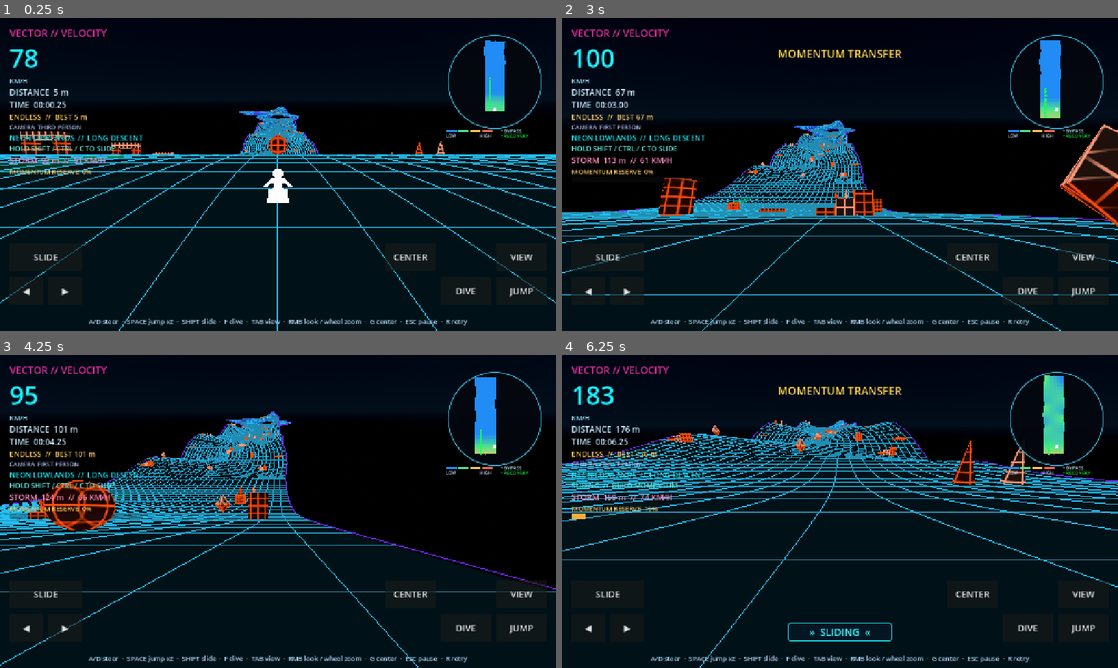
Above: before the commit, frames 1-4 (two rows, left to right).
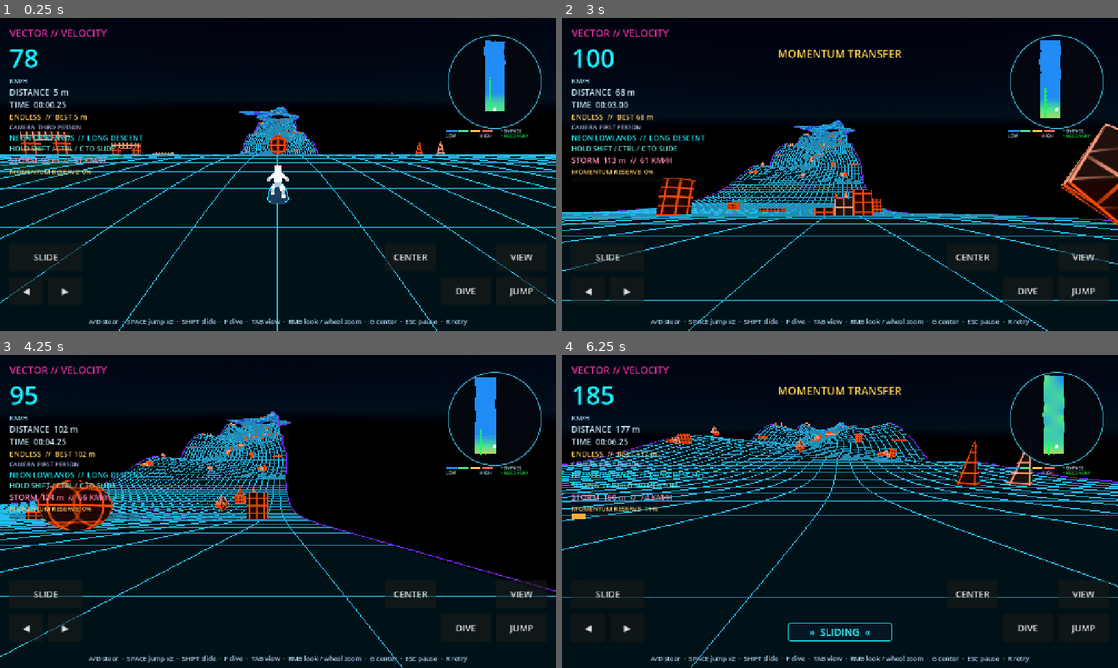
Above: after the commit, the same moments.

Repository: Unborne-Fetus/Cracked
Game: Godot game, scene res://scenes/main.tscn
The game is run twice, just before and just after one commit, with the same random seed, the same clock (stepped at 60 frames per second) and the same inputs.
Inputs (mouse positions are in pixels of both pictures, inside the frame that each line leads up to):
- Up to frame 1 (0.25 s): no input
- Up to frame 2 (3 s): click "CENTER" at 0.5 s; tap Enter at 1.25 s; move the mouse to (962, 158) at 1.27 s; hold Right 1.28-2 s; tap Tab at 1.35 s; click (962, 158) at 1.42 s; tap Space at 1.52 s; drag from (728, 190) to (812, 237) at 2.02 s; move the mouse to (895, 105) at 2.77 s; hold Right from 2.78 s (still down); tap V at 2.85 s
- Up to frame 3 (4.25 s): release Right at 3.5 s; drag from (250, 574) to (111, 464) at 3.52 s
- Up to frame 4 (6.25 s): move the mouse to (1006, 558) at 4.27 s; hold Left 4.28-5 s; tap Shift at 4.35 s; tap Space at 4.52 s; drag from (673, 464) to (756, 433) at 5.02 s; move the mouse to (867, 511) at 5.77 s; hold S from 5.78 s (still down); tap C at 5.85 s; click (867, 511) at 5.92 s

The runs differ from the first frame. In frame 1, 0.3% of the frame differs, in the area x 47-53%, y 47-60%; in frame 2, 4.2%; in frame 3, 4.4%; in frame 4, 11%, in the area x 0-100%, y 10-100%.

Commit message:
Articulated block rider with curved contrasting deck, shallow sideways contact recovery and soundtrack refinement

Diff:
--- /dev/null
+++ b/scripts/rider_model.gd
@@ -0,0 +1,129 @@
+extends Node3D
+## Blocky, track-relative articulated rider. No billboard or camera-facing art.
+var board: Node3D
+var torso: MeshInstance3D
+var head: MeshInstance3D
+var hips: MeshInstance3D
+var upper_arms: Array[MeshInstance3D] = []
+var lower_arms: Array[MeshInstance3D] = []
+var thighs: Array[MeshInstance3D] = []
+var shins: Array[MeshInstance3D] = []
+var boots: Array[MeshInstance3D] = []
+var white: StandardMaterial3D
+var shadow: StandardMaterial3D
+var deck_mat: StandardMaterial3D
+var edge_mat: StandardMaterial3D
+
+func _mat(color: Color) -> StandardMaterial3D:
+	var material := StandardMaterial3D.new()
+	material.shading_mode = BaseMaterial3D.SHADING_MODE_UNSHADED
+	material.albedo_color = color
+	return material
+
+func _block(parent: Node3D, dimensions: Vector3, material: Material) -> MeshInstance3D:
+	var part := MeshInstance3D.new()
+	var box := BoxMesh.new()
+	box.size = dimensions
+	part.mesh = box
+	part.material_override = material
+	parent.add_child(part)
+	return part
+
+func _ready() -> void:
+	white = _mat(Color(0.98, 0.99, 1.0))
+	shadow = _mat(Color(0.70, 0.79, 0.86))
+	deck_mat = _mat(Color(0.12, 0.24, 0.36))
+	edge_mat = _mat(Color(0.12, 0.95, 1.0))
+	board = Node3D.new()
+	board.name = "HoverboardFlip"
+	add_child(board)
+	# Eight cross-sections form a real upturned bobsled nose at -Z.
+	# The dark blue deck and cyan rails separate it from the white rider.
+	var stations := [
+		Vector3(0.40, 0.00, 1.10), Vector3(0.62, 0.00, 0.86),
+		Vector3(0.65, 0.00, 0.28), Vector3(0.65, 0.00, -0.44),
+		Vector3(0.61, 0.035, -0.72), Vector3(0.54, 0.12, -0.94),
+		Vector3(0.43, 0.25, -1.12), Vector3(0.26, 0.40, -1.24)]
+	var solid := SurfaceTool.new()
+	solid.begin(Mesh.PRIMITIVE_TRIANGLES)
+	var rails := SurfaceTool.new()
+	rails.begin(Mesh.PRIMITIVE_LINES)
+	for i in range(stations.size() - 1):
+		var a: Vector3 = stations[i]
+		var b: Vector3 = stations[i + 1]
+		var al := Vector3(-a.x, a.y, a.z)
+		var ar := Vector3(a.x, a.y, a.z)
+		var bl := Vector3(-b.x, b.y, b.z)
+		var br := Vector3(b.x, b.y, b.z)
+		var drop := Vector3(0, 0.11, 0)
+		_quad(solid, al, ar, bl, br)
+		_quad(solid, ar-drop, al-drop, br-drop, bl-drop)
+		_quad(solid, al-drop, al, bl-drop, bl)
+		_quad(solid, ar, ar-drop, br, br-drop)
+		for p: Vector3 in [al, bl, ar, br]:
+			rails.add_vertex(p + Vector3.UP * 0.008)
+		if i == 0:
+			_quad(solid, ar, al, ar-drop, al-drop)
+		if i == stations.size() - 2:
+			_quad(solid, bl, br, bl-drop, br-drop)
+	var deck := MeshInstance3D.new()
+	deck.mesh = solid.commit()
+	deck_mat.cull_mode = BaseMaterial3D.CULL_DISABLED
+	deck.material_override = deck_mat
+	board.add_child(deck)
+	var outline := MeshInstance3D.new()
+	outline.mesh = rails.commit()
+	outline.material_override = edge_mat
+	board.add_child(outline)
+	# Solid rectangular segmented limbs, not a flat sprite. Side and
+	# rear views show the same model and actual depth.
+	torso = _block(self, Vector3(0.56, 0.62, 0.34), white)
+	head = _block(self, Vector3(0.45, 0.46, 0.43), white)
+	hips = _block(self, Vector3(0.48, 0.24, 0.34), shadow)
+	for i in range(2):
+		upper_arms.append(_block(self, Vector3(0.18, 1.0, 0.20), white))
+		lower_arms.append(_block(self, Vector3(0.17, 1.0, 0.19), shadow))
+		thighs.append(_block(self, Vector3(0.24, 1.0, 0.25), white))
+		shins.append(_block(self, Vector3(0.21, 1.0, 0.22), shadow))
+		boots.append(_block(self, Vector3(0.27, 0.15, 0.39), white))
+	pose(0.0, 0.0, false, 1.0)
+
+func _quad(tool: SurfaceTool, a: Vector3, b: Vector3, c: Vector3, d: Vector3) -> void:
+	for vertex: Vector3 in [a,c,b,b,c,d]:
+		tool.add_vertex(vertex)
+
+func _segment(part: MeshInstance3D, a: Vector3, b: Vector3) -> void:
+	var delta := b - a
+	var length := maxf(0.001, delta.length())
+	var rotation_basis := Basis(Quaternion(Vector3.UP, delta / length))
+	part.transform = Transform3D(rotation_basis.scaled(Vector3.ONE), (a+b)*0.5)
+	part.scale = Vector3(1.0, length, 1.0)
+
+func pose(crouch: float, steer: float, airborne: bool, flip: float) -> void:
+	var lean := clampf(steer, -1.0, 1.0) * 0.12
+	var hip := Vector3(lean, lerpf(0.91, 0.57, crouch), lerpf(0.0, 0.24, crouch))
+	var chest := hip + Vector3(lean * 0.45, lerpf(0.45, 0.32, crouch), -0.27*crouch)
+	var shoulder := chest + Vector3(0, 0.19, -0.06*crouch)
+	torso.position = chest
+	torso.rotation.x = -0.46*crouch
+	torso.rotation.z = -lean
+	hips.position = hip
+	head.position = shoulder + Vector3(0, 0.30, -0.13*crouch)
+	head.rotation.x = -0.15*crouch
+	head.rotation.z = -lean*0.4
+	var flipping := airborne and flip < 1.0
+	board.position.y = 0.13 - (sin(PI*flip)*0.26 if flipping else 0.0)
+	board.rotation.z = TAU*smoothstep(0.0,1.0,flip) if flipping else 0.0
+	for i in range(2):
+		var sign_value := -1.0 if i == 0 else 1.0
+		var foot := Vector3(sign_value*0.33, 0.23 + (0.10 if flipping else 0.0), sign_value*0.24)
+		var knee := Vector3(sign_value*0.32+lean*0.5, lerpf(0.56,0.40,crouch), foot.z-0.24*crouch)
+		var hip_joint := hip + Vector3(sign_value*0.15,0,0)
+		_segment(thighs[i], hip_joint, knee)
+		_segment(shins[i], knee, foot)
+		boots[i].position = foot
+		var arm_start := shoulder+Vector3(sign_value*0.27,0,0)
+		var elbow := arm_start+Vector3(sign_value*lerpf(0.23,0.35,crouch),-0.26,-0.04)
+		var hand := elbow+Vector3(sign_value*0.14,-0.15,-0.10-0.10*crouch)
+		_segment(upper_arms[i],arm_start,elbow)
+		_segment(lower_arms[i],elbow,hand)
--- a/scripts/runner.gd
+++ b/scripts/runner.gd
@@ -69,17 +69,12 @@
 var perfect_landings := 0
 var dive_landings := 0
 var double_jumps := 0
-const RiderSprites = preload("res://scripts/rider_sprites.gd")
-var rider_sprite: Sprite3D
-var rider_textures: Array[Texture2D] = []
-var rider_side_textures: Array[Texture2D] = []
-var rider_side_body_textures: Array[Texture2D] = []
+const RiderModel = preload("res://scripts/rider_model.gd")
+var rider_model: Node3D
 var board_pivot: Node3D
 var kickflip_progress := 1.0
 const KICKFLIP_TIME := 0.42
-var rider_is_side_view := false
-var rider_pose := RiderSprites.CRUISE
-var rider_facing_left := false
+var rider_crouch := 0.0
 var key_bindings: Dictionary = {}
 var pad_bindings: Dictionary = {}
 var momentum_reserve := 0.0
@@ -95,76 +90,21 @@
 func _ready() -> void:
 	avatar = Node3D.new()
 	add_child(avatar)
-	rider_textures = RiderSprites.make_textures()
-	rider_side_textures = RiderSprites.make_textures(true)
-	rider_side_body_textures = RiderSprites.make_textures(true, true)
-	rider_sprite = Sprite3D.new()
-	rider_sprite.name = "PixelHoverboardRider"
-	rider_sprite.texture = rider_textures[RiderSprites.CRUISE]
-	rider_sprite.pixel_size = RiderSprites.PIXEL_SIZE
-	rider_sprite.position.y = RiderSprites.HEIGHT * RiderSprites.PIXEL_SIZE * 0.5
-	rider_sprite.texture_filter = BaseMaterial3D.TEXTURE_FILTER_NEAREST
-	rider_sprite.shaded = false
-	rider_sprite.double_sided = true
-	rider_sprite.alpha_cut = SpriteBase3D.ALPHA_CUT_DISCARD
-	avatar.add_child(rider_sprite)
-	# A separate deck gives the rear view real foreshortening and allows
-	# a kickflip without rotating the character or the collision body.
-	board_pivot = Node3D.new()
-	board_pivot.name = "HoverboardFlip"
-	avatar.add_child(board_pivot)
-	var deck := MeshInstance3D.new()
-	var mesh := BoxMesh.new()
-	mesh.size = Vector3(1.35, 0.12, 2.15)
-	deck.mesh = mesh
-	var material := StandardMaterial3D.new()
-	material.shading_mode = BaseMaterial3D.SHADING_MODE_UNSHADED
-	material.albedo_color = Color.WHITE
-	deck.material_override = material
-	board_pivot.add_child(deck)
-
-func update_rider_sprite(camera: Camera3D) -> void:
-	if not is_instance_valid(rider_sprite):
+	rider_model = RiderModel.new()
+	rider_model.name = "BlockRider"
+	avatar.add_child(rider_model)
+	board_pivot = rider_model.get("board")
+
+func update_rider_sprite(_camera: Camera3D) -> void:
+	if not is_instance_valid(rider_model):
 		return
-	# Preserve the physical bank-relative up axis. Face the camera only
-	# around that axis, so the sprite never disappears edge-on or turns
-	# upright during a wall/ceiling ride.
-	var relative := avatar.to_local(camera.global_position)
-	if Vector2(relative.x, relative.z).length_squared() > 0.0001:
-		rider_sprite.rotation.y = atan2(relative.x, relative.z)
-	var next_pose := RiderSprites.CRUISE
-	if not grounded:
-		next_pose = RiderSprites.BOOST if diving else RiderSprites.CARVE
-	elif is_sliding:
-		next_pose = RiderSprites.BOOST if speed >= 90.0 and absf(lateral_speed) < 5.0 else RiderSprites.CARVE
-	# Rear art stays active throughout the chase cone. Only a deliberate
-	# near-profile camera orbit switches to the approved side art.
-	var side_view := absf(relative.x) > absf(relative.z) * (1.6 if rider_is_side_view else 2.4)
-	rider_pose = next_pose
-	rider_is_side_view = side_view
-	var flipping := not grounded and kickflip_progress < 1.0
-	if side_view:
-		rider_sprite.texture = rider_side_body_textures[rider_pose] if flipping else rider_side_textures[rider_pose]
-	else:
-		rider_sprite.texture = rider_textures[rider_pose]
-	board_pivot.visible = not side_view or flipping
-	board_pivot.scale.y = 1.0 / maxf(0.05, avatar.scale.y)
-	board_pivot.position.y = (0.075 - (sin(PI * kickflip_progress) * 0.24 if flipping else 0.0)) / maxf(0.05, avatar.scale.y)
-	board_pivot.rotation.z = TAU * smoothstep(0.0, 1.0, kickflip_progress) if flipping else 0.0
-	# Hysteresis avoids rapid mirroring when the steering input is neutral.
-	if grounded and absf(lateral_speed) > 2.5:
-		rider_facing_left = lateral_speed * screen_steer_sign < 0.0
-	rider_sprite.flip_h = relative.x < 0.0 if rider_is_side_view else false
-	# The original collision envelope is unchanged; sprite-only pitch
-	# expresses the jump/dive and never changes contact or momentum.
-	# The crouched textures already contain their full pose. Counter the
-	# legacy collision capsule scale, otherwise the rider is squashed twice.
-	rider_sprite.scale.y = 1.0 / maxf(0.05, avatar.scale.y)
-	rider_sprite.position.y = RiderSprites.HEIGHT * RiderSprites.PIXEL_SIZE * 0.5 / maxf(0.05, avatar.scale.y)
-	var tilt := 0.0
-	if not grounded:
-		tilt = -0.18 if diving else 0.12
-	rider_sprite.rotation.z = (-tilt if rider_facing_left else tilt) if rider_is_side_view else 0.0
+	# Legacy collision scale stays independent of the articulated model.
+	rider_model.scale.y = 1.0 / maxf(0.05, avatar.scale.y)
+	var target := 0.85 if is_sliding else (0.72 if not grounded else 0.0)
+	if diving:
+		target = 1.0
+	rider_crouch = lerpf(rider_crouch, target, 0.22)
+	rider_model.call("pose", rider_crouch, clampf(lateral_speed/25.0,-1.0,1.0), not grounded, kickflip_progress)
 
 func reset_run(course: Node3D) -> void:
 	distance = 8.0
@@ -207,15 +147,9 @@
 	avatar.scale = Vector3.ONE
 	avatar.position = Vector3.ZERO
 	kickflip_progress = 1.0
-	board_pivot.rotation = Vector3.ZERO
-	rider_pose = RiderSprites.CRUISE
-	rider_is_side_view = false
-	rider_facing_left = false
-	rider_sprite.texture = rider_textures[rider_pose]
-	rider_sprite.flip_h = false
-	rider_sprite.rotation = Vector3.ZERO
-	rider_sprite.scale = Vector3.ONE
-	rider_sprite.position.y = RiderSprites.HEIGHT * RiderSprites.PIXEL_SIZE * 0.5
+	rider_crouch = 0.0
+	rider_model.scale = Vector3.ONE
+	rider_model.call("pose", 0.0, 0.0, false, 1.0)
 	sync_pose(course)
 
 func request_jump() -> void:
@@ -224,7 +158,7 @@
 
 func apply_cosmetic(_index: int) -> void:
 	# Preserve saved unlocks, but the approved first set is monochrome.
-	rider_sprite.modulate = Color.WHITE
+	pass
 
 func key_down(action: String, defaults: Array) -> bool:
 	for code in key_bindings.get(action, defaults):
@@ -442,6 +376,8 @@
 	landing_blend = LANDING_BLEND_TIME if air_basis.y.dot(frame.basis.y) > 0.85 else 0.0
 	air_basis = frame.basis
 	recover_air_roll = false
+	lateral_speed = clampf(lateral_speed, -35.0, 35.0)
+	air_velocity = Vector3.ZERO
 	height = 0.0
 	vertical_speed = 0.0
 	air_time = 0.0
@@ -519,11 +455,44 @@
 			break
 		_flight_step(step, course, steer)
 
+func _recover_floor_contact(course: Node3D, old_pos: Vector3, next_pos: Vector3, old_s: float, predicted_s: float) -> bool:
+	if air_time < 0.12:
+		return false
+	var contact: Vector3 = course.call("project_position", next_pos, predicted_s)
+	if not bool(course.call("support_at", contact.x, contact.y)):
+		return false
+	var frame: Transform3D = course.call("surface_frame", contact.x, contact.y, 1)
+	# Only upward-facing riding surfaces; retain true wall/ceiling
+	# sweeps and head-first protection on inverted sections.
+	if frame.basis.y.y < 0.60 or air_velocity.dot(frame.basis.y) > 0.15:
+		return false
+	var alignment := air_basis.y.dot(frame.basis.y)
+	if alignment < -0.55:
+		return false
+	var gap: float = course.call("surface_clearance", contact.x, contact.y, contact.z, 1)
+	var previous: Vector3 = course.call("project_position", old_pos, old_s)
+	var previous_gap: float = course.call("surface_clearance", previous.x, previous.y, previous.z, 1)
+	# A sideways torso can be the first thing touching the floor. A
+	# small persistent overlap or descending crossing must settle rather
+	# than requiring an exact new zero crossing on every physics step.
+	var reach := 0.18 if alignment > 0.55 else 0.85
+	if gap > reach or gap < -0.28 or previous_gap < -0.28 or gap > previous_gap + 0.035:
+		return false
+	if alignment > 0.55 and previous_gap > 0.0 and gap > 0.0:
+		return false
+	distance = contact.x
+	lane = contact.y
+	surface_side = 1
+	_apply_landing_result(frame)
+	lateral_speed = air_velocity.dot(frame.basis.x)
+	_finish_landing(course)
+	return true
+
 func _flight_step(delta: float, course: Node3D, steer: float) -> void:
 	air_time += delta
 	# Launching off a curved wall can leave the rider ninety degrees
 	# sideways. Recover roll in free space, not by rotating with the road.
-	if recover_air_roll and air_time > 0.12:
+	if (recover_air_roll and air_time > 0.12) or (air_time > 0.40 and air_basis.y.y < 0.45 and air_velocity.y < 0.0):
 		var forward := -air_basis.z
 		if absf(forward.dot(Vector3.UP)) < 0.95:
 			var upright := Basis.looking_at(forward, Vector3.UP)
@@ -565,6 +534,8 @@
 	var shift := new_origin - old_origin
 	previous_pos -= shift
 	next_pos -= shift
+	if _recover_floor_contact(course, previous_pos, next_pos, old_s, predicted_s):
+		return
 	var body_contact := _body_sweep(course, previous_pos, next_pos, old_s, predicted_s)
 	if not body_contact.is_empty():
 		var normal: Vector3 = body_contact["normal"]
--- a/tests/gameplay_rules.gd
+++ b/tests/gameplay_rules.gd
@@ -19,49 +19,18 @@
 	course.set("showcase_layout", true)
 	game.call("_restart")
 	await process_frame
-	# The new rider is real pixel art, not a block-and-sphere model.
-	var rider_visual: Sprite3D = runner.get("rider_sprite")
-	var rider_frames: Array = runner.get("rider_textures")
-	if rider_frames.size() != 3 or rider_visual.texture_filter != BaseMaterial3D.TEXTURE_FILTER_NEAREST:
-		_fail("Pixel rider is missing its three nearest-filtered pose textures.")
-		return
-	for texture_value in rider_frames:
-		var pixels: Image = texture_value.get_image()
-		if pixels.get_size() != Vector2i(36, 32):
-			_fail("Rider texture is not at the intended sprite resolution.")
-			return
-		var occupied := 0
-		for y in range(pixels.get_height()):
-			for x in range(pixels.get_width()):
-				var pixel := pixels.get_pixel(x, y)
-				if pixel.a > 0.0:
-					occupied += 1
-					if not pixel.is_equal_approx(Color.WHITE):
-						_fail("Pixel rider contains unwanted colored or shaded pixels.")
-						return
-		if occupied < 50:
-			_fail("Pixel rider pose is empty.")
-			return
+	# The avatar is articulated geometry, with a separate curved deck.
+	var model: Node3D = runner.get("rider_model")
+	var flip_board: Node3D = runner.get("board_pivot")
+	if model == null or flip_board == null or model.get_child_count() < 10 or flip_board.get_child_count() != 2:
+		_fail("Block rider or curved board geometry is missing.")
+		return
 	var sprite_camera: Camera3D = game.get("view_camera")
-	runner.set("is_sliding", true)
-	runner.call("update_rider_sprite", sprite_camera)
-	if int(runner.get("rider_pose")) != 1:
-		_fail("Sliding did not select the carving sprite.")
-		return
-	runner.set("is_sliding", false)
-	runner.call("update_rider_sprite", sprite_camera)
-	if int(runner.get("rider_pose")) != 0:
-		_fail("Standing did not restore the cruising sprite.")
-		return
-	# Rear chase uses the centered rear art, and only the board flips.
-	var old_sprite_camera_position := sprite_camera.global_position
-	sprite_camera.global_position = runner.global_position + runner.transform.basis.z * 12.0 + runner.transform.basis.y * 4.0
 	runner.set("grounded", false)
 	runner.set("kickflip_progress", 0.5)
 	runner.call("update_rider_sprite", sprite_camera)
-	var flip_board: Node3D = runner.get("board_pivot")
-	if bool(runner.get("rider_is_side_view")) or absf(absf(flip_board.rotation.z) - PI) > 0.02:
-		_fail("Rear camera or board-only kickflip failed.")
+	if absf(absf(flip_board.rotation.z) - PI) > 0.02 or absf(model.rotation.z) > 0.01:
+		_fail("Board-only kickflip rotated the rider or failed.")
 		return
 	runner.set("grounded", true)
 	runner.set("kickflip_progress", 1.0)
@@ -69,7 +38,6 @@
 	if absf(flip_board.rotation.z) > 0.01:
 		_fail("Board did not reset flat on landing.")
 		return
-	sprite_camera.global_position = old_sprite_camera_position
 	runner.call("set_first_person", true)
 	var sprite_avatar: Node3D = runner.get("avatar")
 	if sprite_avatar.visible:
@@ -276,6 +244,24 @@
 		_fail("Sideways landing retained the old flight state.")
 		return
 	game.call("_update_camera", 1.0 / 60.0)
+	# Simulate a sideways rider actually approaching an upright floor;
+	# do not simply invoke the landing completion method.
+	game.call("_restart")
+	await process_frame
+	var floor_s := 52.0
+	var floor_frame: Transform3D = course.call("surface_frame", floor_s, 0.0, 1)
+	var floor_sideways := floor_frame.basis.rotated(-floor_frame.basis.z, PI * 0.5)
+	runner.set("distance", floor_s)
+	runner.set("lane", 0.0)
+	runner.set("grounded", false)
+	runner.set("air_time", 0.35)
+	runner.set("air_basis", floor_sideways)
+	runner.set("air_velocity", -floor_frame.basis.z * 30.0 - floor_frame.basis.y * 4.0)
+	runner.transform = Transform3D(floor_sideways, floor_frame.origin + floor_frame.basis.y * 0.23)
+	runner.call("_advance_flight", 1.0 / 60.0, course, 0.0)
+	if not bool(runner.get("grounded")) or runner.transform.basis.y.dot(floor_frame.basis.y) < 0.98:
+		_fail("Sideways shallow floor contact failed to recover.")
+		return
 	# Head-first contact with a ceiling is blocked before the feet cross.
 	game.call("_restart")
 	await process_frame
